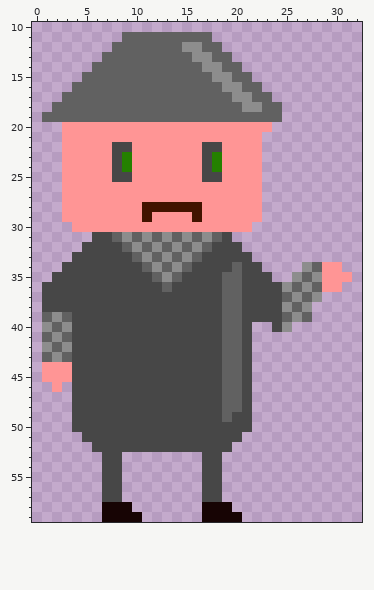
Pixel-art sprite: content/player/player.png. Above is the file before it was changed.
The file is 60x60 pixels. Colours within 5 levels of each other are drawn and written as one. Shown: x 0..32, y 10..59.
The same view after the edit:
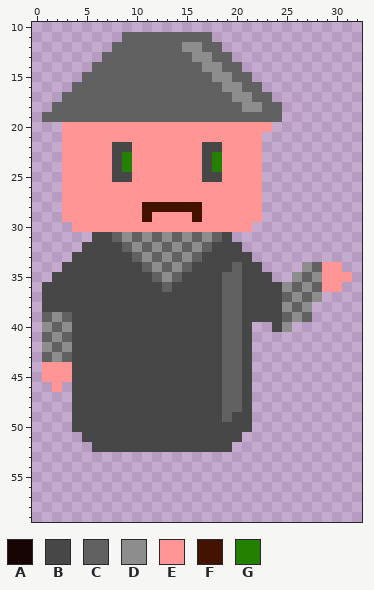
Palette (. is transparent): A #170404  B #474747  C #616161  D #8d8d8d  E #ff9595  F #431300  G #248000
Change:
The edit erases colour A in row 58 at x 7 to 9 and 17 to 19; in row 59 at x 7 to 10 and 17 to 20.
The edit erases colour B in rows 53 to 57 at x 7 to 8 and 17 to 18.
Pixel boxes of the changes (left, top, right, bottom) in both pictures:
erased: (102, 452, 142, 522)
erased: (202, 452, 242, 522)
